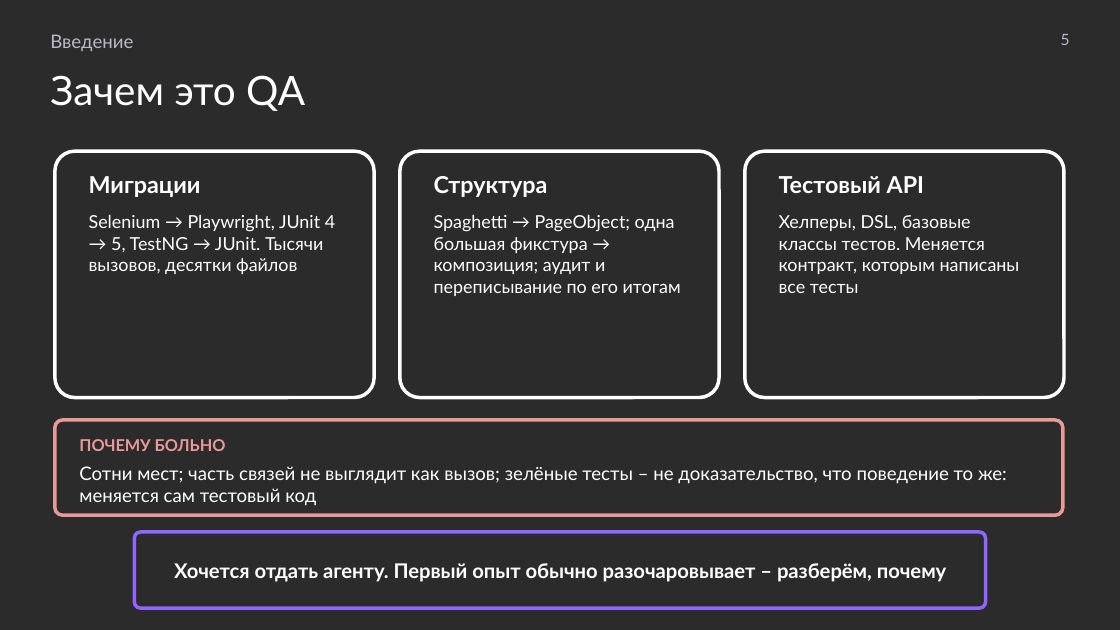
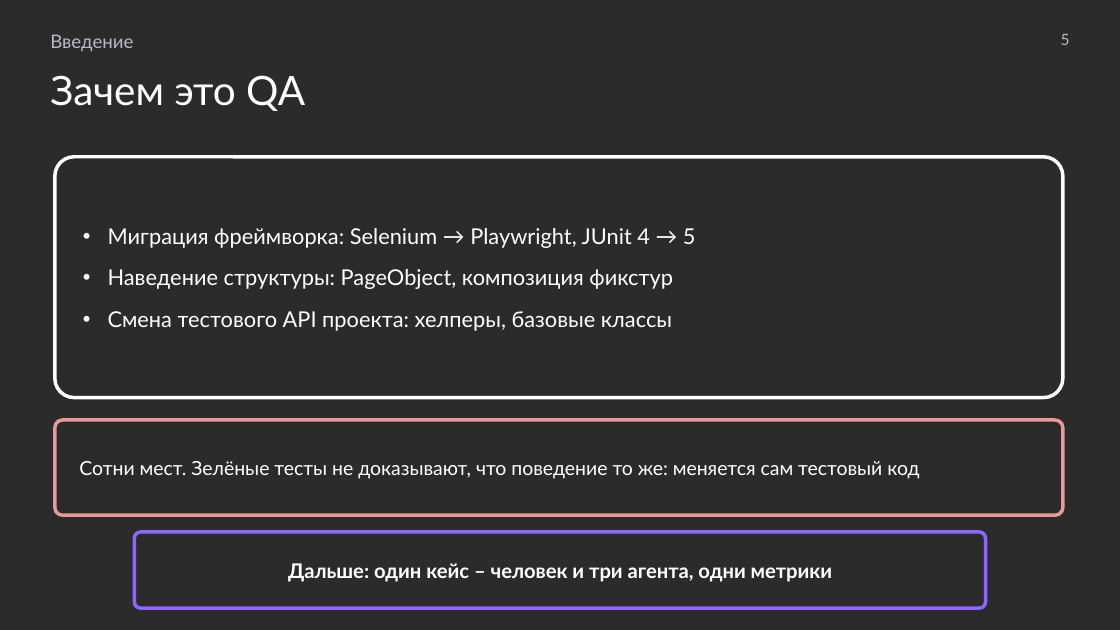
Before and after one commit to MchKosticyn/ide-refactoring-in-ai-agents, a slide deck: slide 5 of Доклад_ Рефакторинг в ИИ-агентах.pptx. Drawn at 1120x630 pixels with LibreOffice and Linux fonts; fonts in the diff are those of the drawing; background and template pictures are left out; a plain dark background stands for a picture behind light text. Boxes give left, top, right and bottom in pixels: in the first picture for what was removed or moved away, otherwise in the second. Text is boxed around its words. In the diff, an @@ line names an element or a change of style, - is before the commit and + after.

Commit message:
Presentation after review: one-tier plan slides, single case slide, metrics strip on every run, LSP pros/cons, protocol-level wording, dry copy; sync plan

```diff
--- a/Доклад_ Рефакторинг в ИИ-агентах.pptx
+++ b/Доклад_ Рефакторинг в ИИ-агентах.pptx
@@ rounded rectangle "Миграция фреймворка: Selenium → Playwright, ..." at (55, 157, 1063, 398): vertical alignment top to middle @@
@@ rounded rectangle "Миграция фреймворка: Selenium → Playwright, ...": place and size @@
-rounded rectangle "Миграция фреймворка: Selenium → Playwright, ..." at (55, 151, 374, 398)
+rounded rectangle "Миграция фреймворка: Selenium → Playwright, ..." at (55, 157, 1063, 398)
@@ rounded rectangle removed at (400, 151, 719, 398) @@
-Структура
-Spaghetti → PageObject; одна большая фикстура → композиция; аудит и переписывание по его итогам
@@ rounded rectangle removed at (745, 151, 1064, 398) @@
-Тестовый API
-Хелперы, DSL, базовые классы тестов. Меняется контракт, которым написаны все тесты
@@ text in rounded rectangle at (108, 228, 696, 331): text changed; size 11.5 to 14 pt @@
-Миграции
-Selenium → Playwright, JUnit 4 → 5, TestNG → JUnit. Тысячи вызовов, десятки файлов
+• Миграция фреймворка: Selenium → Playwright, JUnit 4 → 5
+• Наведение структуры: PageObject, композиция фикстур
+• Смена тестового API проекта: хелперы, базовые классы
@@ rounded rectangle "Сотни мест. Зелёные тесты не ..." at (55, 420, 1063, 515): vertical alignment top to middle @@
@@ text in rounded rectangle at (79, 461, 919, 479): text changed; size 12 to 12.5 pt @@
-ПОЧЕМУ БОЛЬНО
-Сотни мест; часть связей не выглядит как вызов; зелёные тесты – не доказательство, что поведение то же: меняется сам тестовый код
+Сотни мест. Зелёные тесты не доказывают, что поведение то же: меняется сам тестовый код
@@ text in rounded rectangle at (288, 563, 832, 582): text changed @@
-Хочется отдать агенту. Первый опыт обычно разочаровывает – разберём, почему
+Дальше: один кейс – человек и три агента, одни метрики
```
Also in this commit, not shown: 28 other slides changed, 8 slides added, 9 slides removed, 2 other files.
